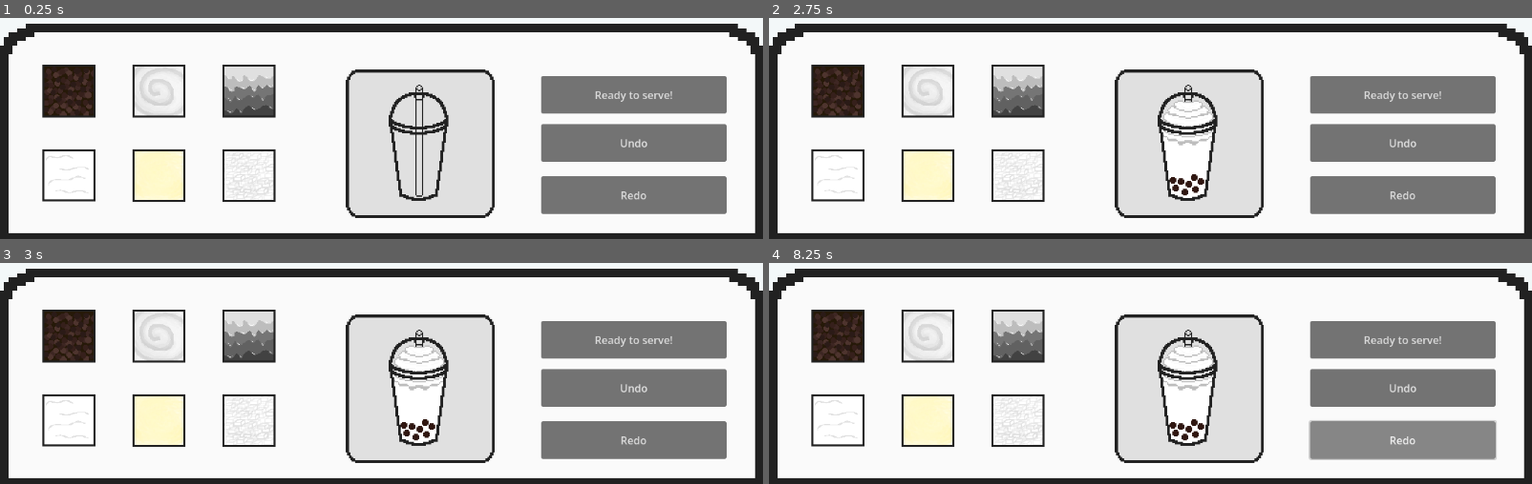
Above: before the commit, frames 1-4 (two rows, left to right).
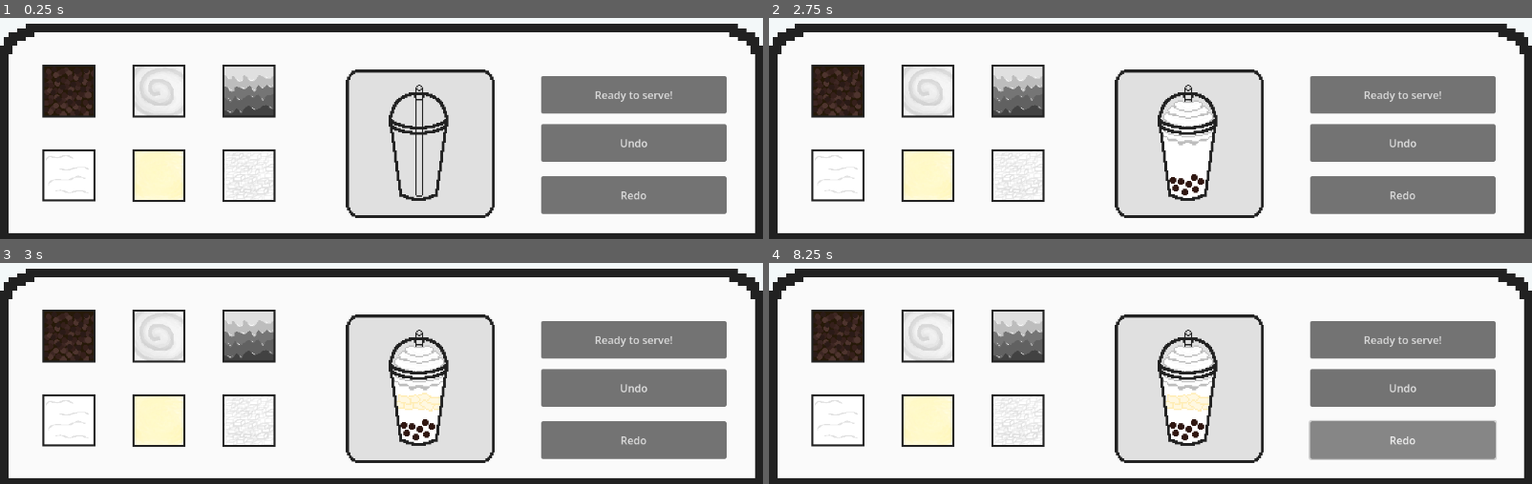
Above: after the commit, the same moments.

Repository: Crystal-153/Drink-Game
Game: Godot game, scene res://main.tscn
Two runs of this game, one before a commit and one after it. Both use one fixed random seed, a clock stepped at 60 frames per second and the inputs below.
Inputs (mouse positions are in pixels of both pictures, inside the frame that each line leads up to):
- Up to frame 1 (0.25 s): no input
- Up to frame 2 (2.75 s): click (837, 90) at 0.5 s; click (837, 174) at 1.25 s; click (929, 90) at 2 s
- Up to frame 3 (3 s): click (160, 419) at 2.75 s
- Up to frame 4 (8.25 s): click "Ready to serve!" at 3.5 s; click "Ready to serve!" at 4.25 s; click (1020, 335) at 5 s; click (1020, 419) at 5.75 s; click "Undo" at 6.5 s; click "Redo" at 7.25 s; tap Enter at 8 s; hold Right from 8.03 s (still down); tap Alt at 8.1 s

Frames 1-2 are identical in both runs. In frame 3, 0.4% of the frame differs, in the area x 51-58%, y 58-68%; in frame 4, 0.4%.

Commit message:
you can now toggle pudding on and off

Diff:
--- a/drink(main).gd
+++ b/drink(main).gd
@@ -1,8 +1,9 @@
 extends Node2D
-
+#Variablessssssss
 var counterBoba=0
 var counterTea=0
 var counterWhipped=0
+var counterPudding=0
 
 # Called when the node enters the scene tree for the first time.
 func _ready() -> void:
@@ -35,6 +36,7 @@
 		i=(colors.size()-1)
 		counterTea=0
 @onready var whipped = $addedWhippedCream
+#This toggles whipped cream on and off as it doesnt change colors
 func _on_ingredient_whipped_cream_add_whipped() -> void:
 	if counterWhipped==0:
 		whipped.visible=true
@@ -42,3 +44,13 @@
 	else:
 		whipped.visible=false
 		counterWhipped=0
+
+@onready var pudding = $addedPudding
+#This toggles the pudding on and off as pudding will always be yellow
+func _on_ingredient_pudding_add_pudding() -> void:
+	if counterPudding==0:
+		pudding.visible=true
+		counterPudding+=1
+	else:
+		pudding.visible=false
+		counterPudding=0
--- /dev/null
+++ b/ingredient_pudding.gd
@@ -0,0 +1,12 @@
+extends TextureButton
+
+
+# Called when the node enters the scene tree for the first time.
+func _ready() -> void:
+	pass # Replace with function body.
+
+signal add_pudding
+
+
+func _on_pressed() -> void:
+	emit_signal("add_pudding")
--- a/main.tscn
+++ b/main.tscn
@@ -11,6 +11,7 @@
 [ext_resource type="Texture2D" uid="uid://usbfwphnvdv3" path="res://CounterPicturesDrawings/pixil-layer-5.png" id="7_vivmo"]
 [ext_resource type="Texture2D" uid="uid://hv20qf56sdne" path="res://CounterPicturesDrawings/pixil-layer-0.png" id="8_2cqfq"]
 [ext_resource type="Texture2D" uid="uid://dega7jp5e30tg" path="res://MainDrinkPicturesDrawings/pixil-layer-0.png" id="9_yaehf"]
+[ext_resource type="Script" uid="uid://cn7qbt3x7dk5u" path="res://ingredient_pudding.gd" id="9_ycdy4"]
 [ext_resource type="PackedScene" uid="uid://cp0gywtq0wpj1" path="res://drink(main).tscn" id="10_4c57u"]
 
 [node name="Node" type="Node" unique_id=1421395882]
@@ -72,6 +73,7 @@
 texture_normal = ExtResource("6_w48qg")
 ignore_texture_size = true
 stretch_mode = 0
+script = ExtResource("9_ycdy4")
 
 [node name="ingredientDrizzle" type="TextureButton" parent="." unique_id=1112204289]
 texture_filter = 1
@@ -132,3 +134,5 @@
 [connection signal="pressed" from="ingredientTeaBase" to="ingredientTeaBase" method="_on_pressed"]
 [connection signal="add_whipped" from="ingredientWhippedCream" to="Node2D" method="_on_ingredient_whipped_cream_add_whipped"]
 [connection signal="pressed" from="ingredientWhippedCream" to="ingredientWhippedCream" method="_on_pressed"]
+[connection signal="add_pudding" from="ingredientPudding" to="Node2D" method="_on_ingredient_pudding_add_pudding"]
+[connection signal="pressed" from="ingredientPudding" to="ingredientPudding" method="_on_pressed"]
Not shown, added: ingredient_pudding.gd.uid
